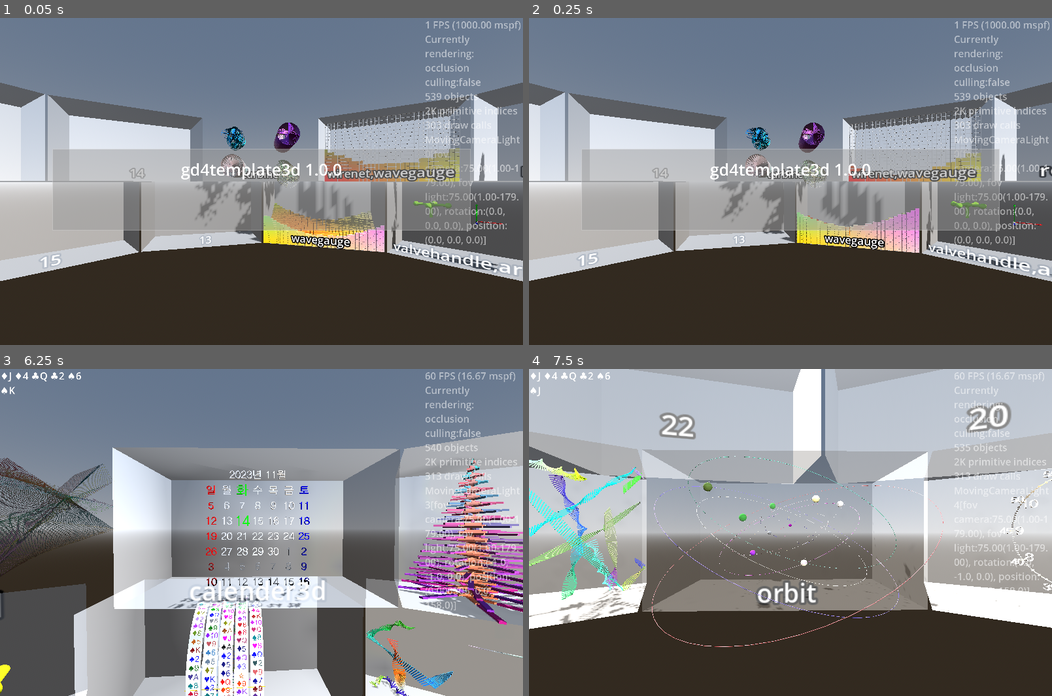
Above: before the commit, frames 1-4 (two rows, left to right).
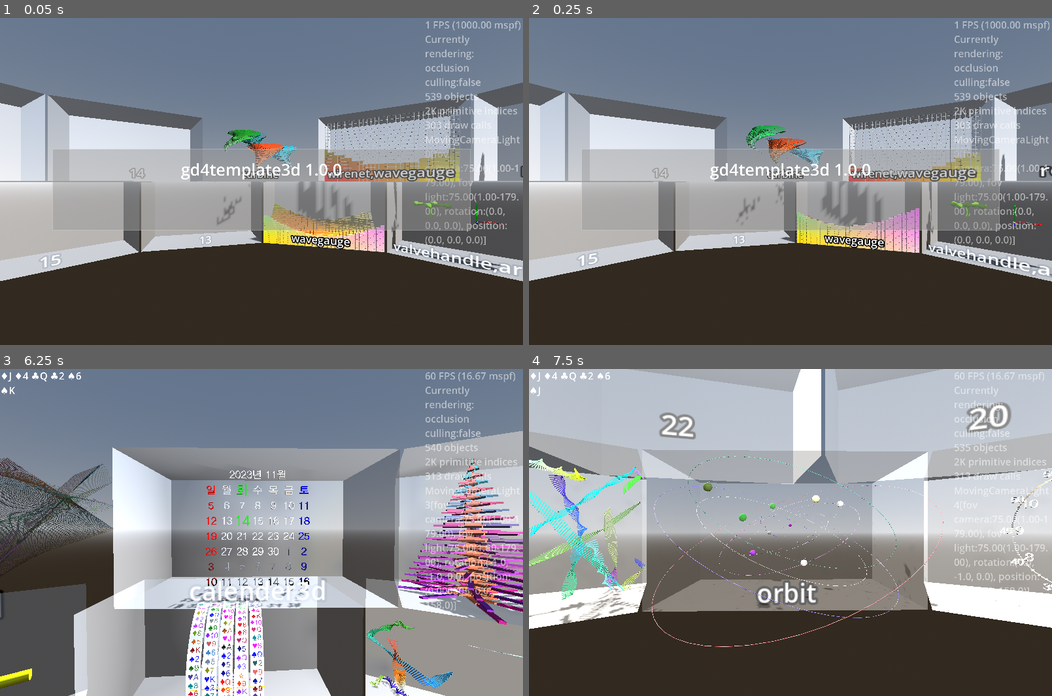
Above: after the commit, the same moments.

Repository: kasworld/gd4template3d
Game: Godot game, scene res://main.tscn
The game is run twice, just before and just after one commit, with the same random seed, the same clock (stepped at 60 frames per second) and the same inputs.
Inputs (mouse positions are in pixels of both pictures, inside the frame that each line leads up to):
- Up to frame 1 (0.05 s): no input
- Up to frame 2 (0.25 s): no input
- Up to frame 3 (6.25 s): tap Enter at 0.5, 2.1, 4.35 s; move the mouse to (376, 516) at 0.52 s; hold Right 0.53-1.28 s; tap Q at 0.6, 2.85, 5.1 s; click (376, 516) at 0.67 s; move the mouse to (156, 548) at 1.27 s; hold Down 1.28-2.03 s; tap E at 1.35, 3.6, 5.85 s; move the mouse to (313, 460) at 2.02 s; hold Right 2.03-2.78 s; move the mouse to (235, 597) at 2.77 s; hold Up 2.78-3.53 s; click (235, 597) at 2.92 s; move the mouse to (418, 581) at 3.52 s; hold Left 3.53-5.03 s; move the mouse to (104, 483) at 4.27 s; move the mouse to (287, 532) at 5.02 s; hold Down 5.03-5.78 s; click (287, 532) at 5.17 s; move the mouse to (183, 450) at 5.77 s; hold Right from 5.78 s (still down)
- Up to frame 4 (7.5 s): move the mouse to (905, 516) at 6.52 s; release Right at 6.53 s; hold Up 6.53-7.28 s; tap Enter at 6.6 s; move the mouse to (685, 548) at 7.27 s; hold Right from 7.28 s (still down); tap Q at 7.35 s; click (685, 548) at 7.42 s

The runs differ from the first frame. In frame 1, 2.1% of the frame differs, in the area x 37-96%, y 32-76%; in frame 2, 2.2%, in the area x 36-98%, y 32-77%; in frame 3, 0.3%; in frame 4, nothing differs.

Commit message:
turbine to tornado, add AnimateGradient

Diff:
--- /dev/null
+++ b/lib/animate_gradient.gd
@@ -0,0 +1,19 @@
+class_name AnimateGradient
+
+static func random_color() -> Color:
+	return NamedColorList.color_list.pick_random()[0]
+
+var color_list := [random_color(),random_color(),random_color(),random_color()]
+var color_rate :float
+
+func inc_rate(v :float = 1.0/60.0) -> void:
+	color_rate += v
+	if color_rate >= 1:
+		color_rate = 0
+		color_list = [color_list[1], random_color(), color_list[3], random_color()]
+
+func get_color1() -> Color:
+		return lerp(color_list[0], color_list[1],color_rate)
+
+func get_color2() -> Color:
+		return lerp(color_list[2], color_list[3],color_rate)
--- a/main.gd
+++ b/main.gd
@@ -109,53 +109,52 @@
 		glass_cabinet_list.append(gc)
 
 
-var turbine_list :Array
-func turbine_demo(glasscabinet :GlassCabinet, labeltext :String = "") -> void:
-	if labeltext != "":
-		glasscabinet.set_label_text(labeltext)
-	glasscabinet.show_wall_box(false)
-	for pos in [ Vector3(WorldSize.x/4, WorldSize.y/4,0), Vector3(-WorldSize.x/4, WorldSize.y/4,0),
-				 Vector3(WorldSize.x/4,-WorldSize.y/4,0), Vector3(-WorldSize.x/4,-WorldSize.y/4,0)]:
-		var tb = preload("res://turbine/turbine.tscn").instantiate(
-			).init_sample(WorldSize.x *0.5,WorldSize.z *0.2, 1, 4, random_color(),random_color())
-		turbine_list.append(tb)
-		tb.position = pos
-		glasscabinet.add_child(tb)
-	turbine_list[0].set_transform_all(Turbine.scale_1, Turbine.shift_zero, Turbine.rotate_PI, Turbine.blade_rotate_lambda(PI/10))
-func scale_lambda(period :float) -> Callable:
-	return func(rate):
-		var x = (cos(rate*PI*2 + period)+2) * (rate/4+0.25)
-		var y = (sin(rate*PI*2 + period)+2) * (rate/4+0.25)
-		return Vector3(x,y,1)
-func shift_lambda(rad :float) -> Callable:
-	return func(rate):
-		return Vector3(cos(rad), sin(rad), 0) * rate * WorldSize.x/10
-func rotate_lambda(rad :float) -> Callable:
-	return func(rate):
-		return PI*rate*rad
-func blade_rotate_lambda(rad :float) -> Callable:
-	return func(_rate):
-		return rad/PI/2
-
-var turbine_color_list := [random_color(),random_color(),random_color(),random_color()]
-var turbine_color_rate :float
-func turbine_animate() -> void:
-	if turbine_color_rate >= 1:
-		turbine_color_rate = 0
-		turbine_color_list = [turbine_color_list[1], random_color(), turbine_color_list[3], random_color()]
-	else:
-		turbine_color_rate += 1.0/60.0
-	var t := Time.get_unix_time_from_system()
-	var rad := fposmod(t , PI*2)
-	turbine_list[0].set_color_all(
-		lerp(turbine_color_list[0], turbine_color_list[1],turbine_color_rate),
-		lerp(turbine_color_list[2], turbine_color_list[3],turbine_color_rate),
-	)
-	turbine_list[1].set_transform_all(scale_lambda(rad), Turbine.shift_zero, Turbine.rotate_PI)
-	turbine_list[2].set_transform_all(Turbine.scale_1, shift_lambda(rad), Turbine.rotate_PI)
-	turbine_list[3].set_transform_all(Turbine.scale_1, Turbine.shift_zero, rotate_lambda(rad), Turbine.blade_rotate_lambda(rad/PI/2))
 func random_color() -> Color:
 	return NamedColorList.color_list.pick_random()[0]
+
+var turbine_list :Array # [ turbine , colorinfo ]
+func turbine_demo(glasscabinet :GlassCabinet, labeltext :String = "") -> void:
+	if labeltext != "":
+		glasscabinet.set_label_text(labeltext)
+	glasscabinet.show_wall_box(false)
+	for i in 4:
+		var tb = preload("res://turbine/turbine.tscn").instantiate(
+			).init_sample(WorldSize.x/2, WorldSize.y*0.3, 0.5, 4, random_color(),random_color())
+		glasscabinet.add_child(tb)
+		tb.rotation.x = -PI/2
+		turbine_list.append([tb, AnimateGradient.new()])
+
+func scale_lambda(t :float) -> Callable:
+	return func(rate):
+		var x = (cos(rate*PI*2 + t)+2) * (rate/4+0.25)
+		var y = (sin(rate*PI*2 + t)+2) * (rate/4+0.25)
+		return Vector3(x,y,1)
+func shift_lambda(t :float) -> Callable:
+	return func(rate):
+		return Vector3(cos(t), sin(t), 0) * rate * WorldSize.x/5
+func rotate_lambda(t :float) -> Callable:
+	return func(rate):
+		return 2*PI*rate*t
+
+func scale_tornado(rate):
+	return Vector3(rate,rate,1)*rate
+func shift_tornado_lambda(t :float) -> Callable:
+	return func(rate):
+		var period := 5
+		return Vector3(cos(rate*period), sin(rate*period), 0) * t * WorldSize.x/10
+
+func turbine_animate() -> void:
+	var t := Time.get_unix_time_from_system()
+	var rad := fposmod(t, PI*2)
+	var unit_rad := 2*PI/4
+	var radius := WorldSize.z/2
+	for i in 4:
+		var tt := t+ i
+		turbine_list[i][0].set_transform_all(scale_tornado, shift_tornado_lambda( sin(tt) ), rotate_lambda( sin(tt) ),Turbine.blade_rotate_lambda(rad/PI/2))
+		turbine_list[i][0].set_color_all(turbine_list[i][1].get_color1(),turbine_list[i][1].get_color2())
+		turbine_list[i][1].inc_rate()
+		turbine_list[i][0].position = Vector3(cos(i*unit_rad+t)*radius, sin(i*unit_rad+t*1.7)*radius/2, sin(i*unit_rad+t)*radius)
+		turbine_list[i][0].rotation.y = -rad*5
 
 
 var colorlist_dark :Array = NamedColorList.filter_to_colorlist(NamedColorList.make_dark_color_list())
Not shown, added: lib/animate_gradient.gd.uid
